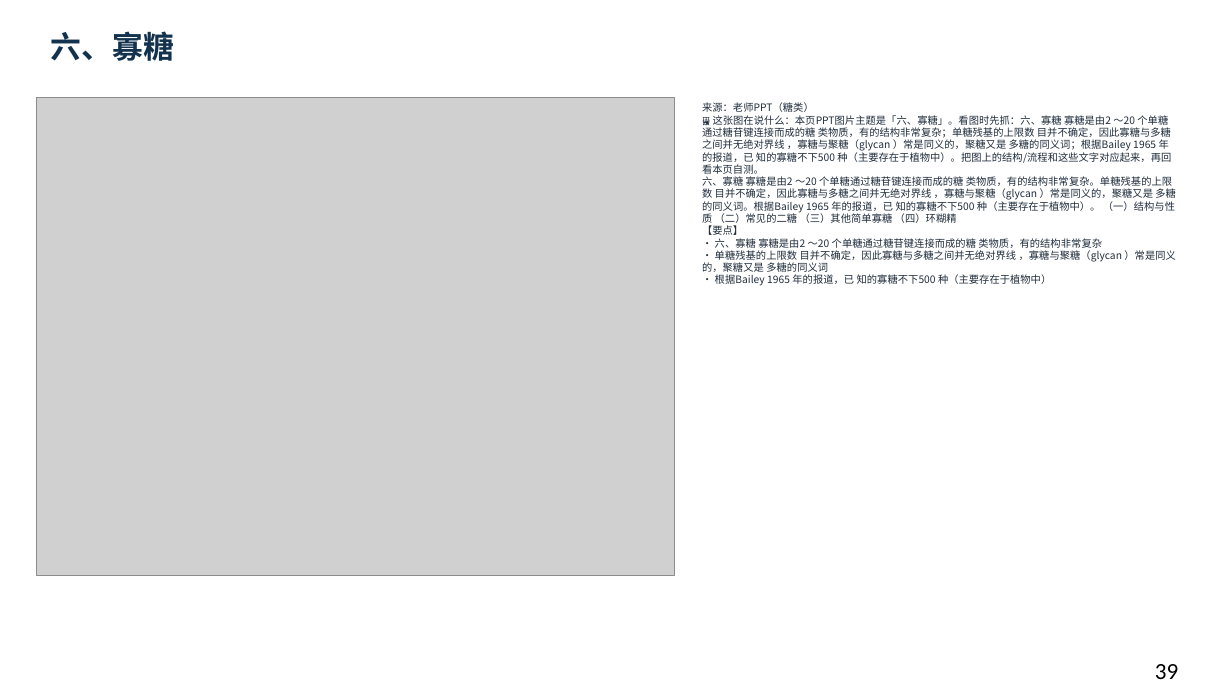
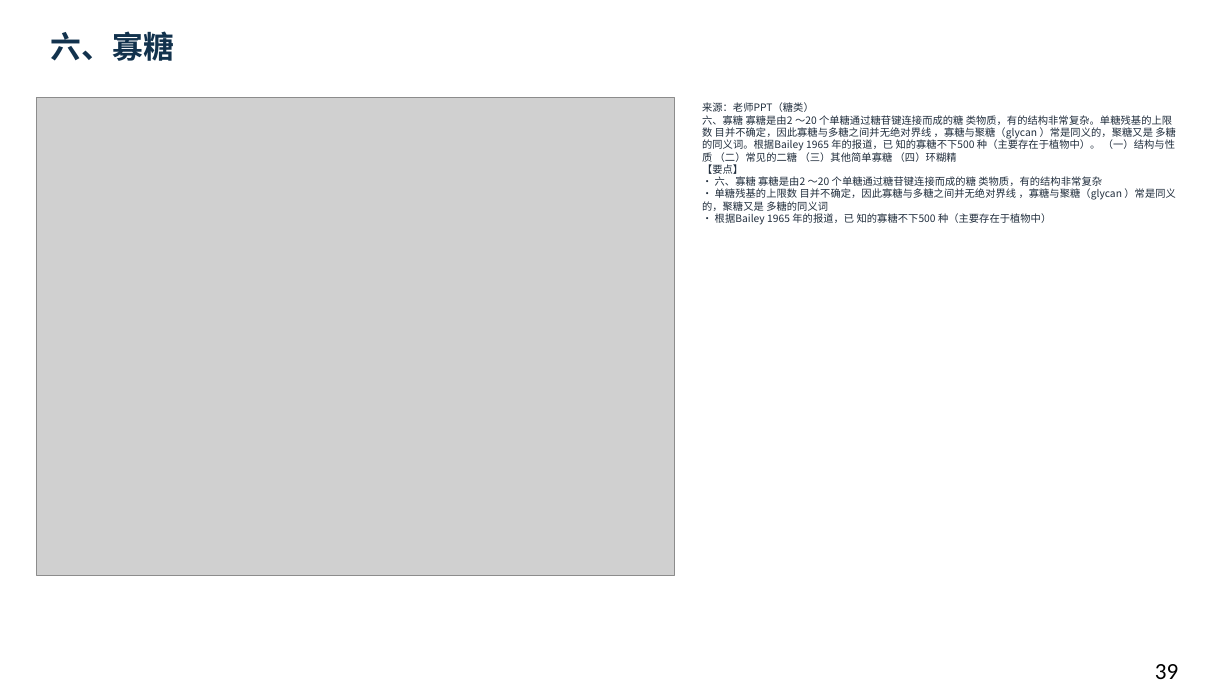
Before and after one commit to newkan-li/Biochemistry, a slide deck: slide 39 of downloads/bc09-ai-style.pptx. Drawn at 1232x693 pixels with LibreOffice and Linux fonts; fonts in the diff are those of the drawing; grey boxes stand for pictures. Boxes give left, top, right and bottom in pixels: in the first picture for what was removed or moved away, otherwise in the second. Text is boxed around its words. In the diff, an @@ line names an element or a change of style, - is before the commit and + after.

```diff
--- a/downloads/bc09-ai-style.pptx
+++ b/downloads/bc09-ai-style.pptx
@@ text at (702, 102, 1176, 225): text changed @@
-来源：老师PPT（糖类）
-🖼 这张图在说什么：本页PPT图片主题是「六、寡糖」。看图时先抓：六、寡糖 寡糖是由2 ～20 个单糖通过糖苷键连接而成的糖 类物质，有的结构非常复杂；单糖残基的上限数 目并不确定，因此寡糖与多糖之间并无绝对界线 ，寡糖与聚糖（glycan ）常是同义的，聚糖又是 多糖的同义词；根据Bailey 1965 年的报道，已 知的寡糖不下500 种（主要存在于植物中）。把图上的结构/流程和这些文字对应起来，再回看本页自测。
-六、寡糖 寡糖是由2 ～20 个单糖通过糖苷键连接而成的糖 类物质，有的结构非常复杂。单糖残基的上限数 目并不确定，因此寡糖与多糖之间并无绝对界线 ，寡糖与聚糖（glycan ）常是同义的，聚糖又是 多糖的同义词。根据Bailey 1965 年的报道，已 知的寡糖不下500 种（主要存在于植物中）。 （一）结构与性质 （二）常见的二糖 （三）其他简单寡糖 （四）环糊精
-【要点】
-• 六、寡糖 寡糖是由2 ～20 个单糖通过糖苷键连接而成的糖 类物质，有的结构非常复杂
-• 单糖残基的上限数 目并不确定，因此寡糖与多糖之间并无绝对界线 ，寡糖与聚糖（glycan ）常是同义的，聚糖又是 多糖的同义词
-• 根据Bailey 1965 年的报道，已 知的寡糖不下500 种（主要存在于植物中）
+来源：老师PPT（糖类）
+六、寡糖 寡糖是由2 ～20 个单糖通过糖苷键连接而成的糖 类物质，有的结构非常复杂。单糖残基的上限数 目并不确定，因此寡糖与多糖之间并无绝对界线 ，寡糖与聚糖（glycan ）常是同义的，聚糖又是 多糖的同义词。根据Bailey 1965 年的报道，已 知的寡糖不下500 种（主要存在于植物中）。 （一）结构与性质 （二）常见的二糖 （三）其他简单寡糖 （四）环糊精
+【要点】
+• 六、寡糖 寡糖是由2 ～20 个单糖通过糖苷键连接而成的糖 类物质，有的结构非常复杂
+• 单糖残基的上限数 目并不确定，因此寡糖与多糖之间并无绝对界线 ，寡糖与聚糖（glycan ）常是同义的，聚糖又是 多糖的同义词
+• 根据Bailey 1965 年的报道，已 知的寡糖不下500 种（主要存在于植物中）
```
Also in this commit, not shown: 56 other slides changed, 20 other files.
